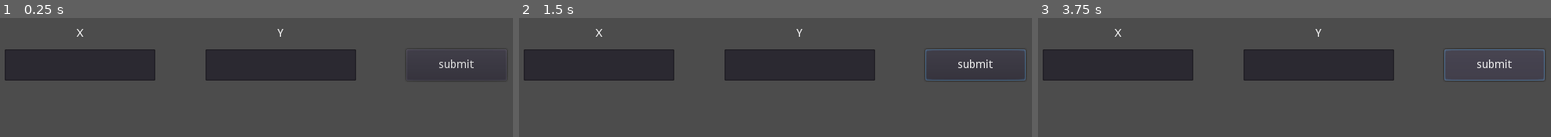
Above: before the commit, frames 1-3 (left to right).
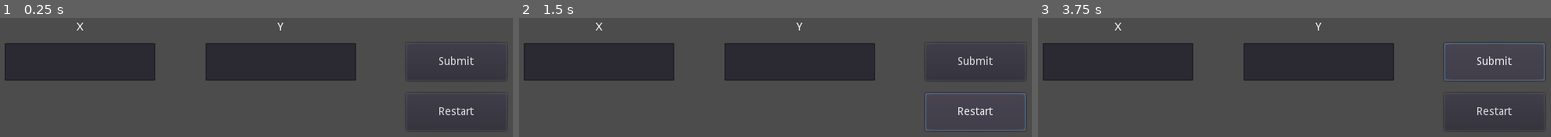
Above: after the commit, the same moments.

Repository: ZeromaXHe/GodotProject
Game: Godot game, scene res://mine_sweeping.tscn
Two runs of this game, one before a commit and one after it. Both use one fixed random seed, a clock stepped at 60 frames per second and the inputs below. The project has no main scene, so this scene is started directly.
Inputs (mouse positions are in pixels of both pictures, inside the frame that each line leads up to):
- Up to frame 1 (0.25 s): no input
- Up to frame 2 (1.5 s): click "submit" (after the commit: "Submit") at 0.5 s; click (975, 112) at 1.25 s, where only the run after the commit has a clickable "Restart"
- Up to frame 3 (3.75 s): click (1494, 112) at 2 s, where only the run after the commit has a clickable "Restart"; click (1494, 112) at 2.75 s, where only the run after the commit has a clickable "Restart"; click "submit" (after the commit: "Submit") at 3.5 s

The runs differ from the first frame. In frame 1, 3.8% of the frame differs, in the area x 0-98%, y 3-95%; in frame 2, 4.4%, in the area x 0-99%, y 3-95%; in frame 3, 4.2%.

Commit message:
feature (mine_sweeping): 胜败条件判断、重新开始

Diff:
--- a/mine_sweeping.gd
+++ b/mine_sweeping.gd
@@ -13,20 +13,46 @@
 var mines: Array
 var sweeped: Array
 var _dirs8: Array = [[-1, 1], [0, 1], [1, 1], [1, 0], [-1, 0], [-1, -1], [0, -1], [1, -1]]
-var _dirs4: Array = [[0, 1], [1, 0], [-1, 0], [0, -1]]
+
+enum GAME_STATUS {FAILED, WON, PLAYING}
+
+var game_status = GAME_STATUS.PLAYING
 
 
 # Called when the node enters the scene tree for the first time.
 func _ready():
-	mines = []
-	sweeped = []
+	# 不加的话，貌似每次都是相同的种子
+	randomize()
+	# TODO: 不确定这里二维数组初始化有没有更好的写法？
 	for i in range(row):
 		mines.append([])
 		sweeped.append([])
 		for _j in range(col):
 			mines[i].append(9)
 			sweeped[i].append(false)
-	# init mine positions
+	init_board()
+	print_board()
+	print_2d_arr(mines)
+
+
+# Called every frame. 'delta' is the elapsed time since the previous frame.
+#func _process(delta):
+#	pass
+
+
+func init_board() -> void:
+	sweeped_count = 0
+	game_status = GAME_STATUS.PLAYING
+	for i in range(row):
+		for j in range(col):
+			mines[i][j] = 9
+			sweeped[i][j] = false
+	init_mine_positions()
+	find_mine_neighbors_and_init()
+	init_emptys()
+
+
+func init_mine_positions() -> void:
 	for _i in range(mine_count):
 		var r = randi() % row
 		var c = randi() % col
@@ -34,16 +60,13 @@
 			r = randi() % row
 			c = randi() % col
 		mines[r][c] = -1
-	# init mine neighbors
+
+
+func find_mine_neighbors_and_init() -> void:
 	for i in range(row):
 		for j in range(col):
 			if mines[i][j] == -1:
 				init_mine_neighbors(i, j)
-	for i in range(row):
-		for j in range(col):
-			if mines[i][j] == 9:
-				mines[i][j] = 0
-	print_2d_arr(mines)
 
 
 func init_mine_neighbors(i: int, j: int) -> void:
@@ -61,12 +84,20 @@
 			mines[ni][nj] = count
 
 
+func init_emptys() -> void:
+	for i in range(row):
+		for j in range(col):
+			if mines[i][j] == 9:
+				mines[i][j] = 0
+
+
 func print_2d_arr(arr: Array) -> void:
 	for a in arr:
 		print(a)
 
 
 func print_board() -> void:
+	# TODO: 不确定这里有没有类似 StringBuilder 的优化？
 	var first_line = ""
 	first_line += "     "
 	for j in range(col):
@@ -90,28 +121,46 @@
 	return x >= 0 and x < row and y >= 0 and y < col
 
 
-func sweep(x: int, y: int) -> int:
+func sweep(x: int, y: int) -> void:
 	sweeped[x][y] = true
+	if mines[x][y] == -1:
+		game_status = GAME_STATUS.FAILED
+		print("Sorry, this is a mine! You lose")
+		return
+	sweeped_count += 1
 	if mines[x][y] == 0:
 		for dir in _dirs8:
 			var nx = x + dir[0]
 			var ny = y + dir[1]
 			if valid(nx, ny) and not sweeped[nx][ny]:
 				sweep(nx, ny)
-	return mines[x][y]
-
-
-# Called every frame. 'delta' is the elapsed time since the previous frame.
-#func _process(delta):
-#	pass
+	if sweeped_count + mine_count == row * col:
+		game_status = GAME_STATUS.WON
+		print("Congratulations! You cleared the mine field!")
 
 
 func _on_SubmitButton_pressed():
+	if game_status == GAME_STATUS.WON:
+		print("You have won, please restart")
+		return
+	if game_status == GAME_STATUS.FAILED:
+		print("You have failed, please restart")
+		return
 	var x = $GUI/LineEditX.text.to_int()
 	var y = $GUI/LineEditY.text.to_int()
 	print("try to sweep x=%d, y=%d" % [x, y])
-	if valid(x, y):
-		sweep(x, y)
+	if valid(x - 1, y - 1):
+		if sweeped[x - 1][y - 1]:
+			print("[%d, %d] is sweeped, please choose another area" % [x, y])
+			return
+		sweep(x - 1, y - 1)
 		print_board()
 	else:
-		print("x, y 非法")
+		print("x, y not legal")
+
+
+func _on_RestartButton_pressed():
+	init_board()
+	print_board()
+	print_2d_arr(mines)
+	print("game restarted...")
--- a/mine_sweeping.tscn
+++ b/mine_sweeping.tscn
@@ -9,39 +9,47 @@
 
 [node name="SubmitButton" type="Button" parent="GUI"]
 margin_left = 576.0
-margin_top = 80.0
+margin_top = 72.0
 margin_right = 704.0
 margin_bottom = 120.0
-text = "submit"
+text = "Submit"
 
 [node name="LineEditX" type="LineEdit" parent="GUI"]
 margin_left = 64.0
-margin_top = 80.0
+margin_top = 72.0
 margin_right = 256.0
 margin_bottom = 120.0
 
 [node name="LineEditY" type="LineEdit" parent="GUI"]
 margin_left = 320.0
-margin_top = 80.0
+margin_top = 72.0
 margin_right = 512.0
 margin_bottom = 120.0
 
 [node name="LabelX" type="Label" parent="GUI"]
 margin_left = 128.0
-margin_top = 40.0
+margin_top = 32.0
 margin_right = 192.0
-margin_bottom = 80.0
+margin_bottom = 72.0
 text = "X"
 align = 1
 valign = 1
 
 [node name="LabelY" type="Label" parent="GUI"]
 margin_left = 384.0
-margin_top = 40.0
+margin_top = 32.0
 margin_right = 448.0
-margin_bottom = 80.0
+margin_bottom = 72.0
 text = "Y"
 align = 1
 valign = 1
 
+[node name="RestartButton" type="Button" parent="GUI"]
+margin_left = 576.0
+margin_top = 136.0
+margin_right = 704.0
+margin_bottom = 184.0
+text = "Restart"
+
 [connection signal="pressed" from="GUI/SubmitButton" to="." method="_on_SubmitButton_pressed"]
+[connection signal="pressed" from="GUI/RestartButton" to="." method="_on_RestartButton_pressed"]
Not shown, changed: README.md
